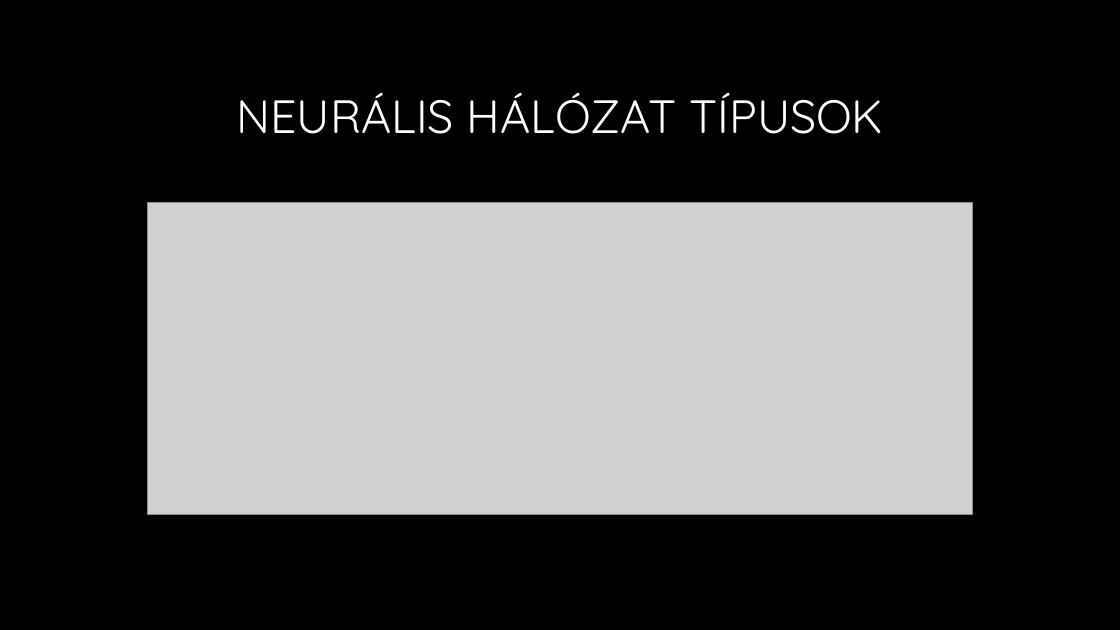
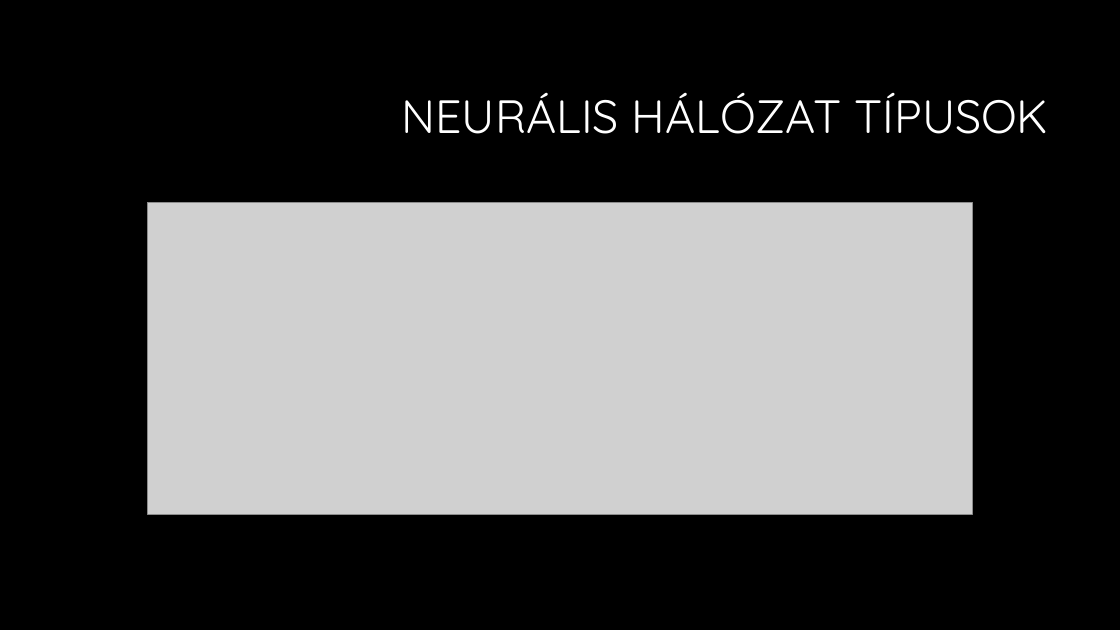
Before and after one commit to martontamas92/CNN, a slide deck: slide 3 of Konvolúciós neuronhálók.pptx. Drawn at 1120x630 pixels with LibreOffice and Linux fonts; fonts in the diff are those of the drawing; grey boxes stand for pictures; background and template pictures are left out. Boxes give left, top, right and bottom in pixels: in the first picture for what was removed or moved away, otherwise in the second. Text is boxed around its words. In the diff, an @@ line names an element or a change of style, - is before the commit and + after.

```diff
--- a/Konvolúciós neuronhálók.pptx
+++ b/Konvolúciós neuronhálók.pptx
@@ title "NEURÁLIS HÁLÓZAT TÍPUSOK" at (401,92,1049,134): alignment centre to right @@
```
Also in this commit, not shown: 3 other slides changed, 7 slides added.
